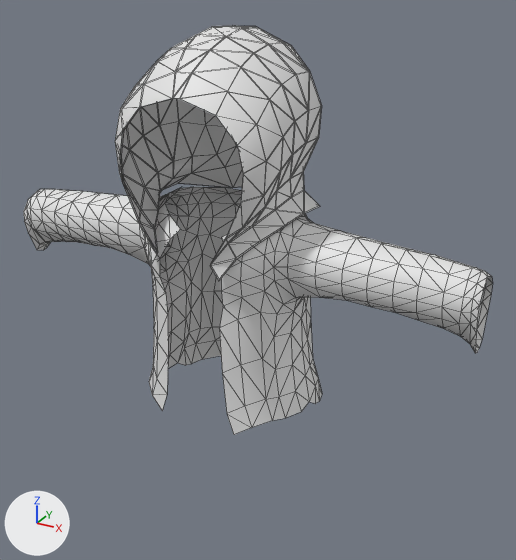
The OBJ model astro/3d_models/characters/player_clothing.obj, before and after one commit.
Both versions are drawn from a 50 mm camera at (1.55, -2.53, 1.87) aimed at (0.08, 0.15, 0.53). The lights are fixed; the arrows at lower left show +X, +Y and +Z. Mesh edges are drawn as thin lines. Where no turn or scale is listed for an object, it has been applied to the vertices.

In view in the first picture: 'Hood_Plane.002', 'Inner_Hood_Plane.006', 'Robes_Plane.003'.
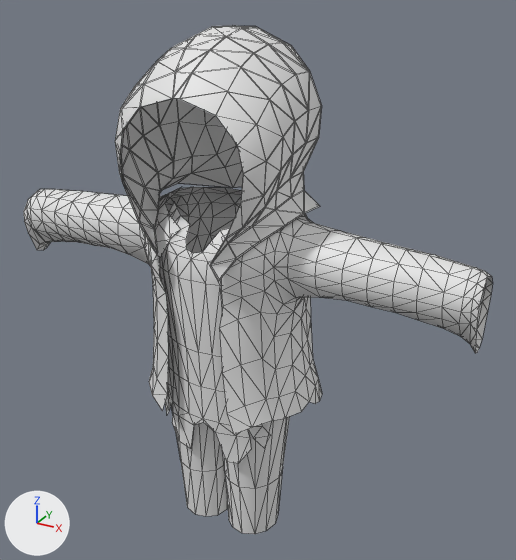
Changed parts and their boxes (x1, y1, x2, y2) in the pictures (516 x 560 px):
'Shirt_Plane.010', added
    after: (160, 202, 269, 463)
'Pants_Plane.009', added
    after: (171, 401, 290, 534)

Patch to the scene script:
```diff
--- a/astro/3d_models/characters/player_clothing.obj.py
+++ b/astro/3d_models/characters/player_clothing.obj.py
@@ me_shirt_plane_010 @@
+me_shirt_plane_010.from_pydata(...)  # 91 vertices, 132 faces; spans x -0.297..0.277, y -0.289..-0.073, z -0.259..0.93
@@ me_pants_plane_009 @@
+me_pants_plane_009.from_pydata(...)  # 78 vertices, 104 faces; spans x -0.319..0.319, y -0.198..0.189, z -0.732..0.049
@@ ob_shirt_plane_010 @@
+ob_shirt_plane_010 = bpy.data.objects.new('Shirt_Plane.010', me_shirt_plane_010)
+ob_shirt_plane_010.location = (0.0, 0.0, 0.0)
@@ ob_pants_plane_009 @@
+ob_pants_plane_009 = bpy.data.objects.new('Pants_Plane.009', me_pants_plane_009)
+ob_pants_plane_009.location = (0.0, 0.0, 0.0)
```
